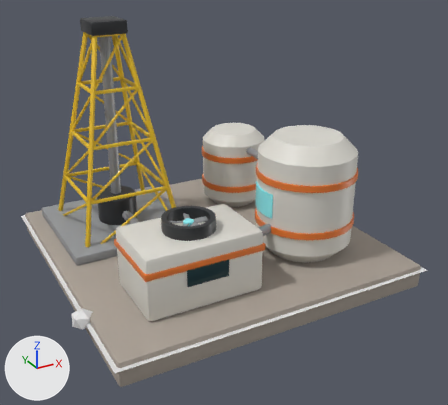
The glTF model res/models/placement/water/water_extractor_2x2.gltf as it was, and as the next commit left it.
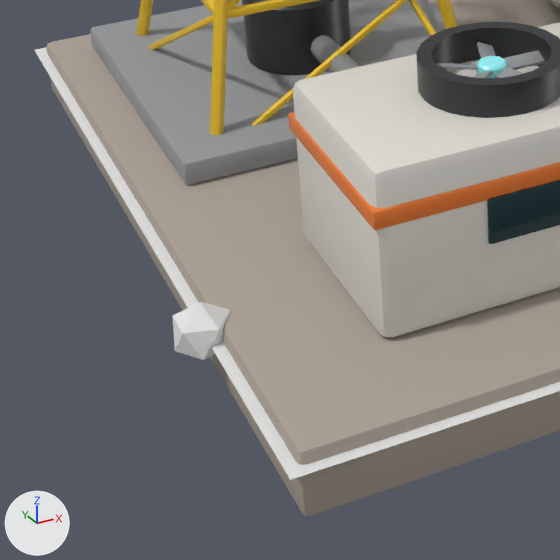
Old and new are each drawn whole from a 50 mm camera at (-3.36, -6.6, 3.8) aimed at (0.06, -0.37, 0.69) and again close up on the part from 2% to 48% of the width and 49% to 99% of the height. The axes (+X, +Y, +Z) are drawn at lower left. The lights are the same throughout. The first two pictures are the older version. Where no turn or scale is listed for an object, it has been applied to the vertices.

The scene before the commit, as lines of its bpy script (objects in view):
```python
me_p_anchorout = bpy.data.meshes.new('%P%AnchorOut')
me_p_anchorout.from_pydata(...)  # an icosphere of 20 faces spanning x -0.116..0.116, y -0.111..0.111, z -0.13..0.13
me_p_anchorout.materials.append(mat_p)  # white #e7e7e7
me_p_footprint = bpy.data.meshes.new('%P%Footprint')
me_p_footprint.from_pydata([(-2.0, -2.0, 0.0), (2.0, -2.0, 0.0), (2.0, 2.0, 0.0), (-2.0, 2.0, 0.0)], [], [(0, 1, 2), (0, 2, 3)])
me_p_footprint.materials.append(mat_p)  # white #e7e7e7
me_waterextractor = bpy.data.meshes.new('WaterExtractor')
me_waterextractor.from_pydata(...)  # 3631 vertices, 7040 faces; spans x -1.95..1.95, y -1.95..1.95, z -0.24..2.82
me_waterextractor.materials.append(mat_concrete)  # grey #aaa095
me_waterextractor.materials.append(mat_hull_grey)  # grey #959799
me_waterextractor.materials.append(mat_hazard_yellow)  # yellow #edc427
me_waterextractor.materials.append(mat_frame_graphite)  # dark grey #35373a
me_waterextractor.materials.append(mat_steel)  # grey #9b9ea2
me_waterextractor.materials.append(mat_hull_white)  # light grey #dfddd4
me_waterextractor.materials.append(mat_accent_orange)  # orange #ed7c30
me_waterextractor.materials.append(mat_window_dark)  # dark cyan #1d3c42
me_waterextractor.materials.append(mat_light_cyan)  # cyan #95f9ff
ob_p_anchorout = bpy.data.objects.new('%P%AnchorOut', me_p_anchorout)
ob_p_anchorout.location = (-2.0, -1.0, 0.013)
ob_p_footprint = bpy.data.objects.new('%P%Footprint', me_p_footprint)
ob_p_footprint.location = (0.0, 0.0, 0.0)
ob_waterextractor = bpy.data.objects.new('WaterExtractor', me_waterextractor)
ob_waterextractor.location = (0.0, 0.0, 0.0)
```
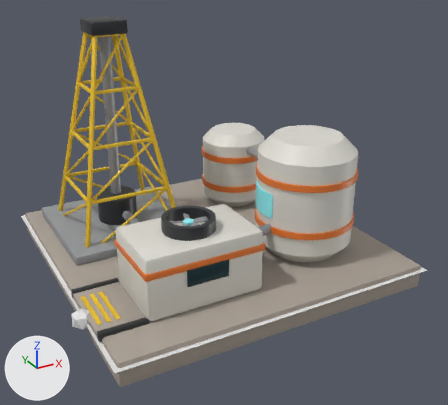
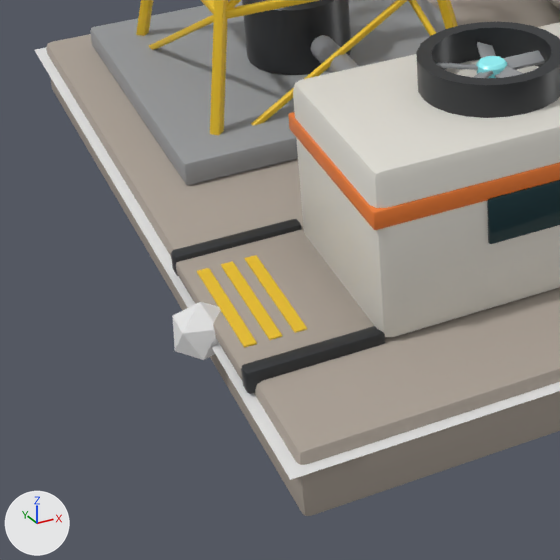
The edits, one by one:
Mesh me_v_anchorout is new.
It has 192 vertices, 360 faces and spans x -1.98..-1.43, y -1.49..-0.51, z 0.01..0.11.
Faces by material slot: [108, 216, 36].
It uses material mat_concrete (grey #aaa095).
It uses material mat_frame_graphite (dark grey #35373a).
It uses material mat_hazard_yellow (yellow #edc427).
Object '%V%AnchorOut+' (ob_v_anchorout) is new; it shows me_v_anchorout.
Its location is (0.0, 0.0, 0.0).

Pixel boxes [x1, y1, x2, y2] of what changed, in the close-ups (560 x 560 px):
'%V%AnchorOut+', added
    after: [171, 219, 385, 394]
    faces in mat_concrete (grey #aaa095): [176, 230, 374, 380]
    faces in mat_frame_graphite (dark grey #35373a): [171, 219, 385, 394]
    faces in mat_hazard_yellow (yellow #edc427): [197, 255, 307, 348]
